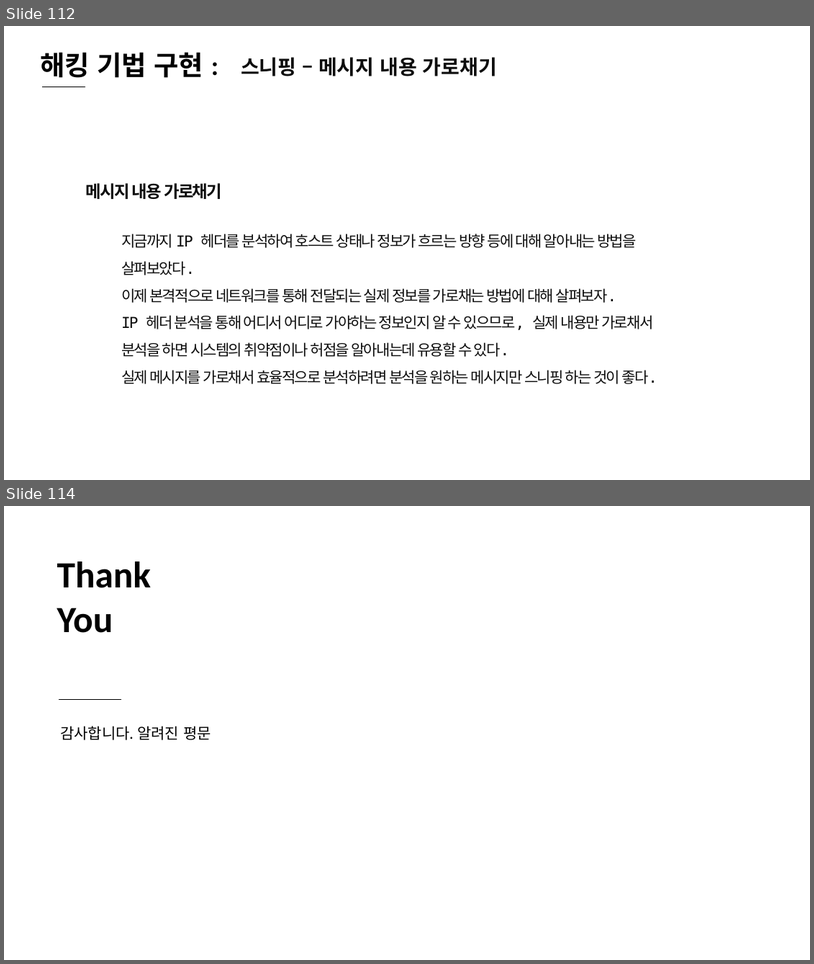
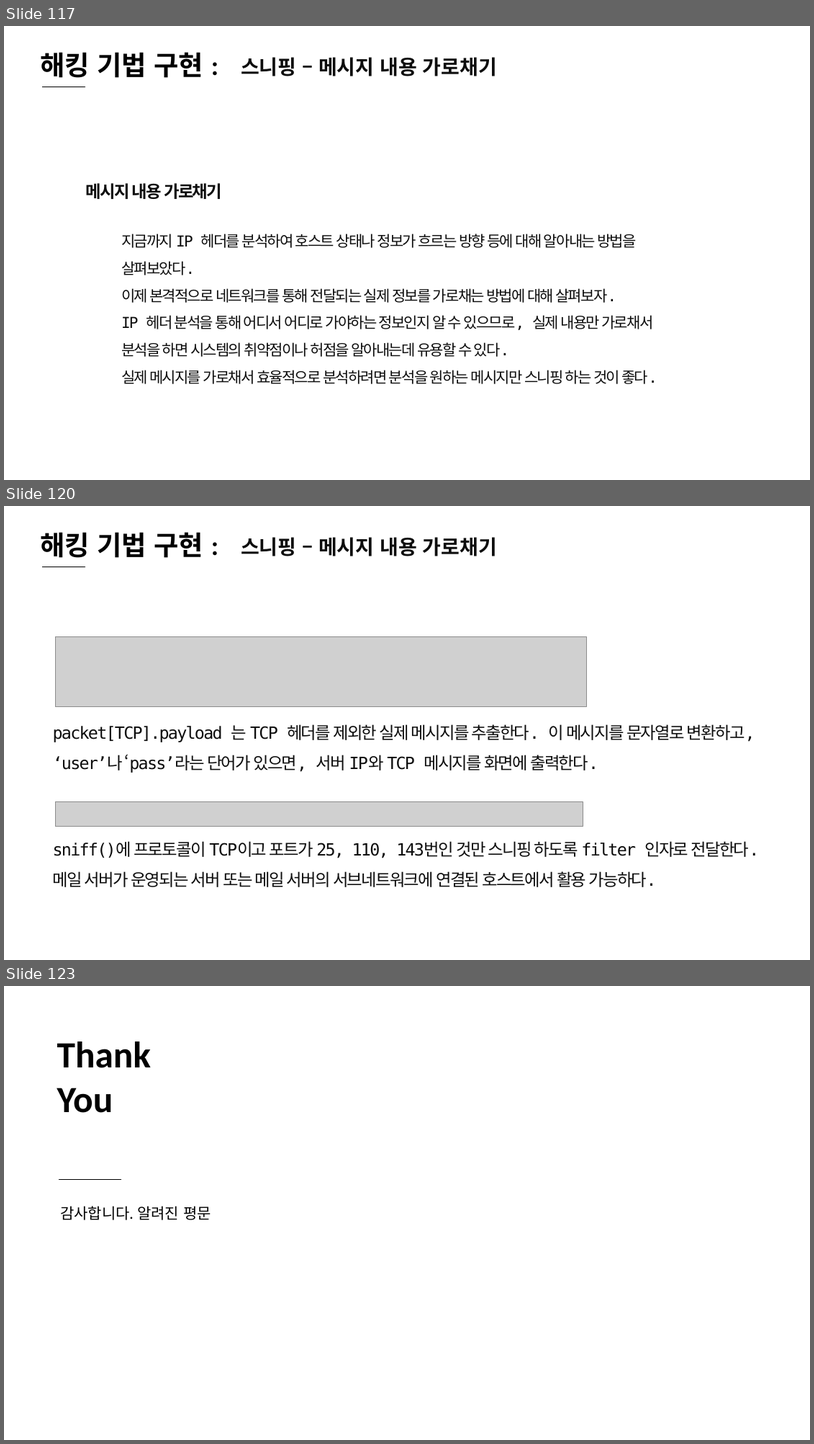
Before and after one commit to sky7th/White-Hat-Python, a slide deck: White Hat Python-1.pptx. Shown one above the other, each under a label of ours: slides 112 and 114 before the commit, slides 117, 120 and 123 after it; the slides between them are not shown. The pictures are 814x964 and 814x1444 pixels, drawn with LibreOffice and Linux fonts; fonts in the diff are those of the drawing; grey boxes stand for pictures. Boxes give left, top, right and bottom in pixels: in the first picture for what was removed or moved away, otherwise in the second. Text is boxed around its words. In the diff, an @@ line names an element or a change of style, - is before the commit and + after.

```diff
--- a/White Hat Python-1.pptx
+++ b/White Hat Python-1.pptx
@@ slide 120 added at (x1=4, y1=506, x2=810, y2=960), background #FFFFFF @@
@@ text added at (x1=40, y1=532, x2=203, y2=558), 32 pt, text #000000, bold @@
+해킹 기법 구현 :
@@ text added at (x1=241, y1=537, x2=497, y2=556), 24 pt, text #0D0D0D, bold @@
+스니핑 – 메시지 내용 가로채기
@@ line added from (42, 567) to (85, 567), #000000 0.5 pt @@
@@ picture added at (x1=55, y1=636, x2=587, y2=708) @@
@@ text added at (x1=53, y1=724, x2=756, y2=772), 20 pt, text #0D0D0D @@
+packet[TCP].payload 는 TCP 헤더를 제외한 실제 메시지를 추출한다. 이 메시지를 문자열로 변환하고, ‘user’나 ‘pass’라는 단어가 있으면, 서버 IP와 TCP 메시지를 화면에 출력한다.
@@ picture added at (x1=55, y1=801, x2=583, y2=826) @@
@@ text added at (x1=53, y1=841, x2=760, y2=887), 20 pt, text #0D0D0D @@
+sniff()에 프로토콜이 TCP이고 포트가 25, 110, 143번인 것만 스니핑 하도록 filter 인자로 전달한다.
+메일 서버가 운영되는 서버 또는 메일 서버의 서브네트워크에 연결된 호스트에서 활용 가능하다.
@@ what was slide 112 is now slide 117 @@
@@ what was slide 114 is now slide 123 @@
```
Also in this commit, not shown: 5 slides changed, 9 other slides added, 1 slide removed.
